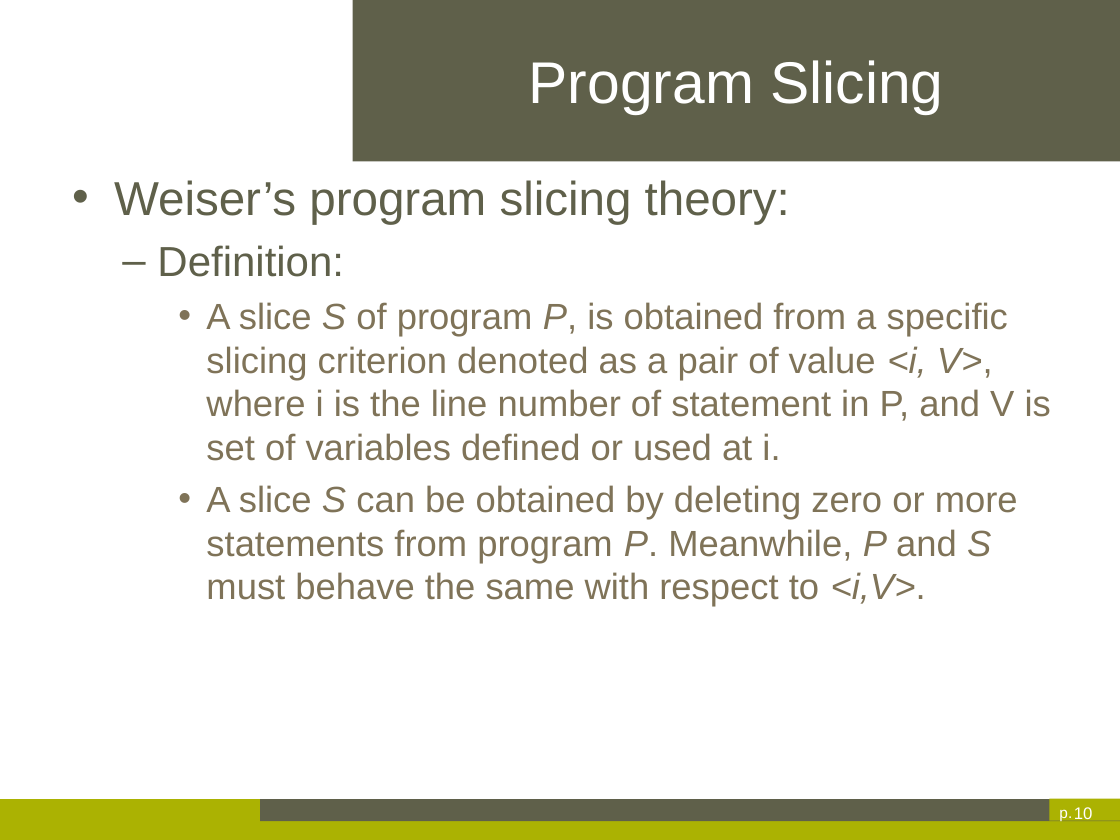
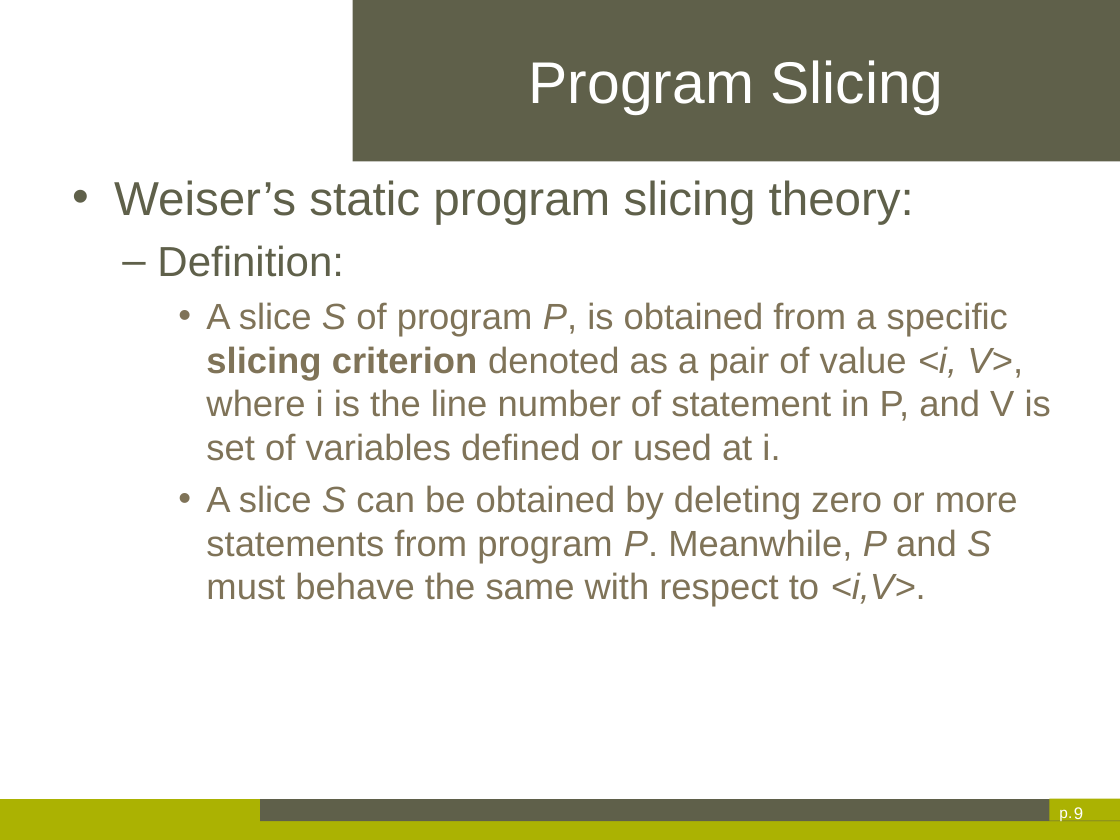
Before and after one commit to axrbao/Thesis-dessertation, a slide deck: slide 9 of Xinran AI-Thesis Presentation.pptx (slide 10 before the commit). Drawn at 1120x840 pixels with LibreOffice and Linux fonts; fonts in the diff are those of the drawing; background and template pictures are left out. Boxes give left, top, right and bottom in pixels: in the first picture for what was removed or moved away, otherwise in the second. Text is boxed around its words. In the diff, an @@ line names an element or a change of style, - is before the commit and + after.

```diff
--- a/Xinran AI-Thesis Presentation.pptx
+++ b/Xinran AI-Thesis Presentation.pptx
@@ text at (114,180,914,224): text changed @@
-• Weiser’s program slicing theory:
+• Weiser’s static program slicing theory:
@@ text at (206,302,1051,461): bold on in "slicing criterion" @@
@@ page number at (1074,807,1083,819): text changed @@
-10
+9
```
Also in this commit, not shown: 16 other slides changed, 5 slides removed.
